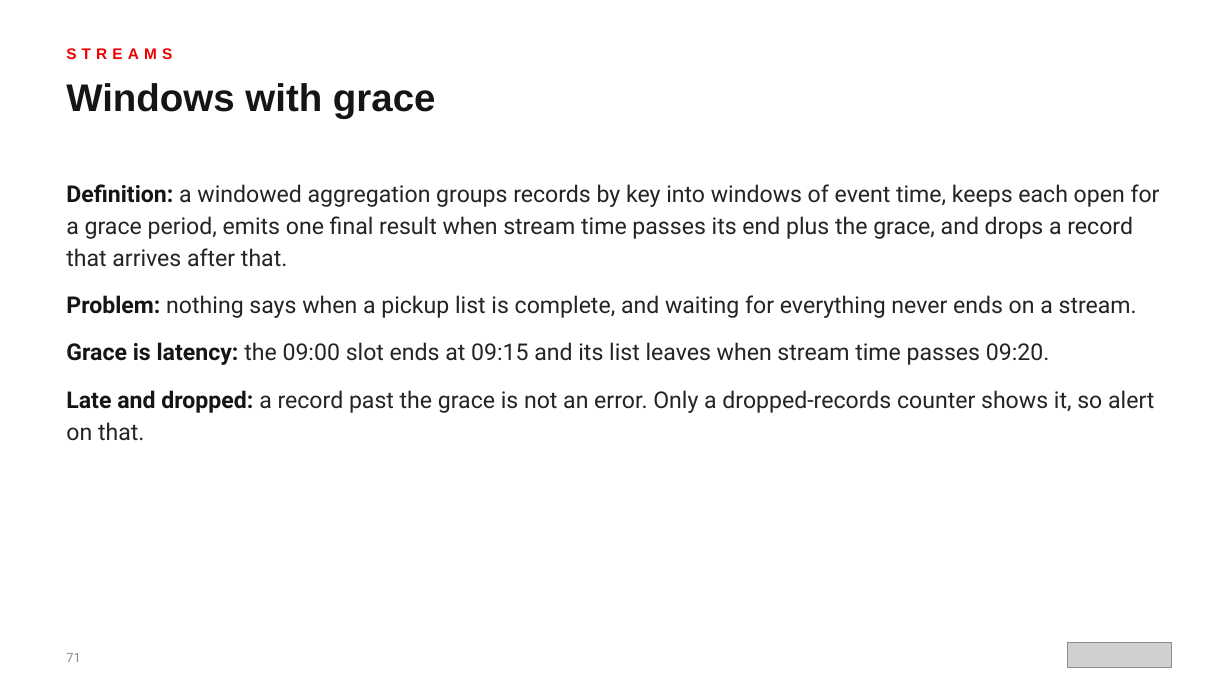
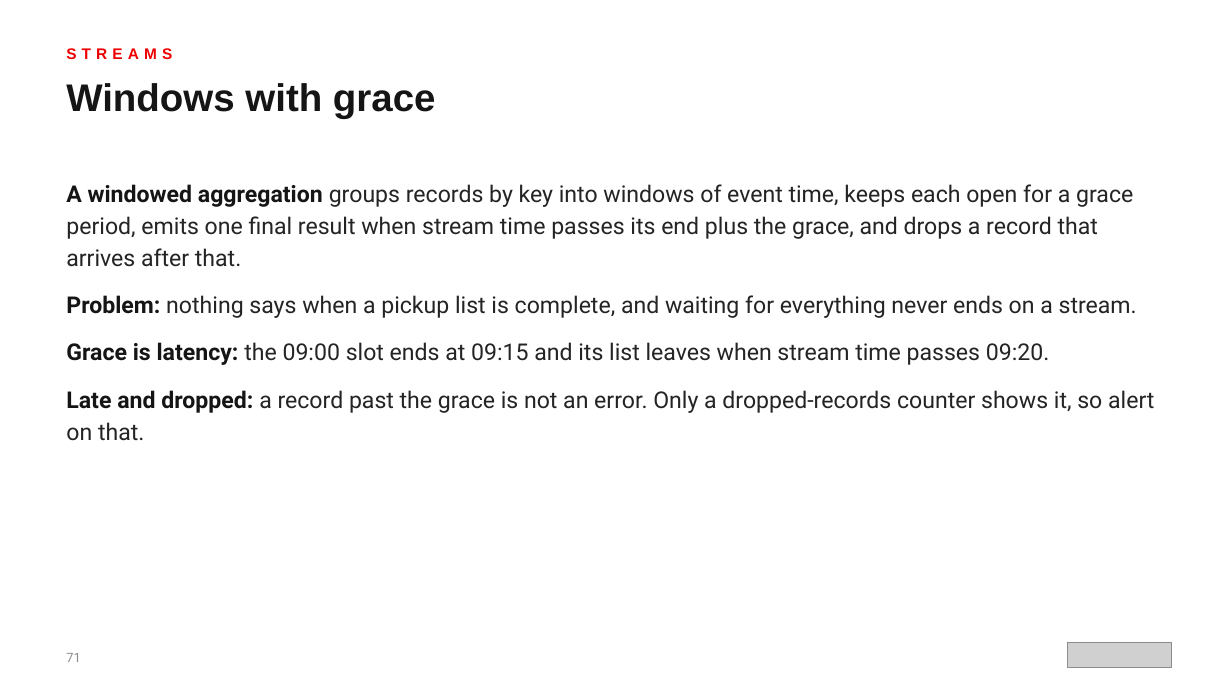
Before and after one commit to patterncatalyst/event-driven-patterns-with-quarkus-and-camel, a slide deck: slide 71 of lgtm-presentation/Event-Driven-Patterns-with-Quarkus-and-Camel.pptx. Drawn at 1232x693 pixels with LibreOffice and Linux fonts; fonts in the diff are those of the drawing; grey boxes stand for pictures. Boxes give left, top, right and bottom in pixels: in the first picture for what was removed or moved away, otherwise in the second. Text is boxed around its words. In the diff, an @@ line names an element or a change of style, - is before the commit and + after.

```diff
--- a/lgtm-presentation/Event-Driven-Patterns-with-Quarkus-and-Camel.pptx
+++ b/lgtm-presentation/Event-Driven-Patterns-with-Quarkus-and-Camel.pptx
@@ text at <box>66,184,1133,267</box>: text changed @@
-● Definition: a windowed aggregation groups records by key into windows of event time, keeps each open for a grace period, emits one final result when stream time passes its end plus the grace, and drops a record that arrives after that.
+● A windowed aggregation groups records by key into windows of event time, keeps each open for a grace period, emits one final result when stream time passes its end plus the grace, and drops a record that arrives after that.
```
Also in this commit, not shown: 20 other slides changed, 13 other files.
